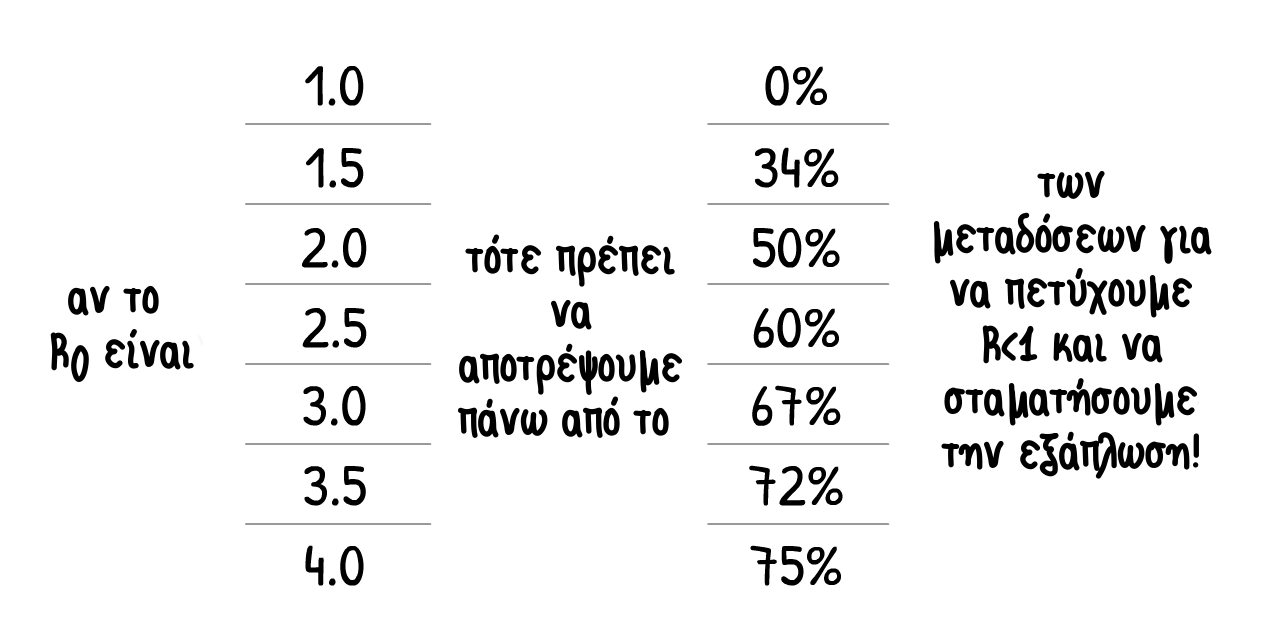
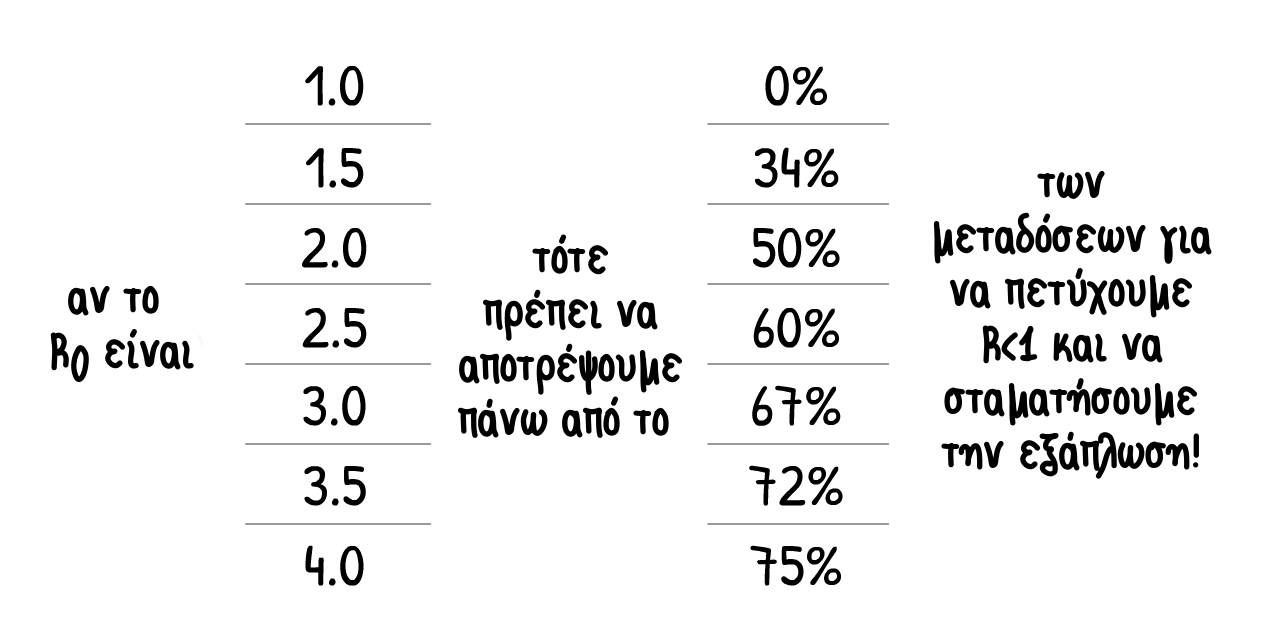
Layer changes from the first w=1280, h=640 image to the second:
renamed "τότε πρέπει να αποτρέψουμε πάν..." to "τότε ...", painted on it over [465, 234, 675, 341]
